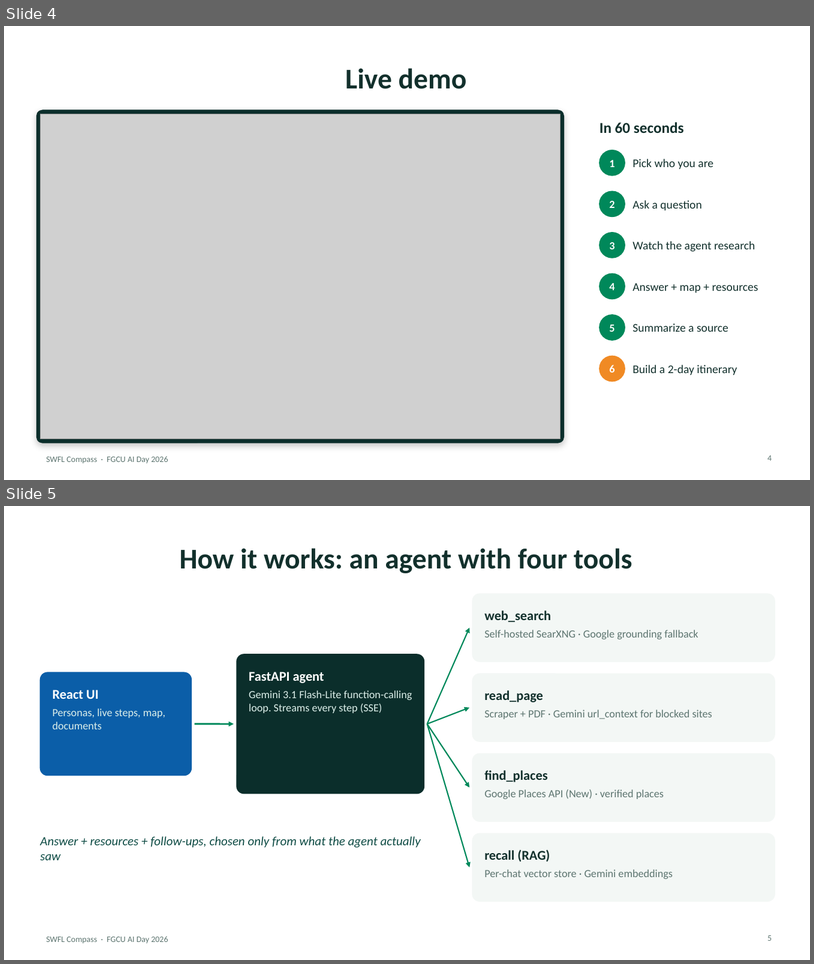
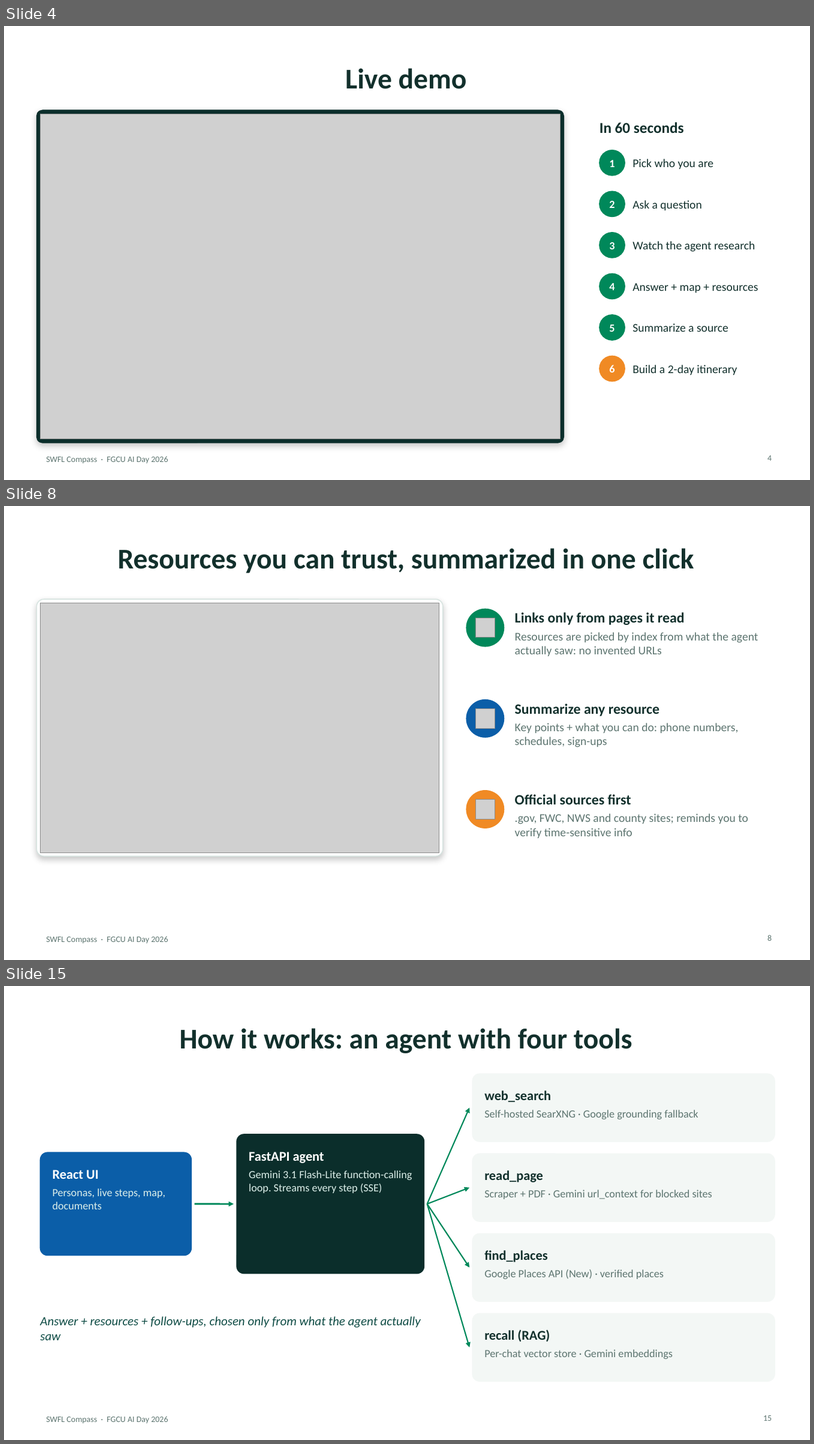
Before and after one commit to Nicholas55555/swfl-compass, a slide deck: presentation/SWFL-Compass.pptx. Shown one above the other, each under a label of ours: slides 4 and 5 before the commit, slides 4, 8 and 15 after it; the slides between them are not shown. The pictures are 814x964 and 814x1444 pixels, drawn with LibreOffice and Linux fonts; fonts in the diff are those of the drawing; grey boxes stand for pictures. Boxes give left, top, right and bottom in pixels: in the first picture for what was removed or moved away, otherwise in the second. Text is boxed around its words. In the diff, an @@ line names an element or a change of style, - is before the commit and + after.

```diff
--- a/presentation/SWFL-Compass.pptx
+++ b/presentation/SWFL-Compass.pptx
@@ slide 8 added at [4, 506, 810, 960], background #FFFFFF; not listed: 1 template element that a slide beside it also shows @@
@@ title added at [118, 548, 695, 573], 34 pt, text #12302C, bold @@
+Resources you can trust, summarized in one click
@@ rounded rectangle added at [36, 599, 443, 856], fill #FFFFFF, outline #D5E3DF 1 pt @@
@@ picture added at [40, 603, 440, 852] @@
@@ ellipse added at [467, 609, 504, 646], fill #00885A, outline #00885A 1 pt @@
@@ text added at [515, 612, 685, 625], 17 pt, text #12302C, bold @@
+Links only from pages it read
@@ picture added at [476, 618, 495, 637] @@
@@ text added at [515, 632, 759, 656], 14 pt, text #5D7570 @@
+Resources are picked by index from what the agent actually saw: no invented URLs
@@ ellipse added at [467, 700, 504, 737], fill #0B5EA8, outline #0B5EA8 1 pt @@
@@ text added at [515, 703, 660, 716], 17 pt, text #12302C, bold @@
+Summarize any resource
@@ picture added at [476, 709, 495, 728] @@
@@ text added at [515, 723, 738, 747], 14 pt, text #5D7570 @@
+Key points + what you can do: phone numbers, schedules, sign-ups
@@ ellipse added at [467, 790, 504, 828], fill #F08A24, outline #F08A24 1 pt @@
@@ picture added at [476, 799, 495, 819] @@
@@ text added at [515, 794, 632, 804], 17 pt, text #12302C, bold @@
+Official sources first
@@ text added at [515, 813, 749, 838], 14 pt, text #5D7570 @@
+.gov, FWC, NWS and county sites; reminds you to verify time-sensitive info
@@ page number added at [768, 934, 772, 940], 10 pt, text #5D7570 @@
+8
@@ what was slide 5 is now slide 15 @@
@@ page number at [764, 1415, 772, 1420]: text changed @@
-5
+15
```
Also in this commit, not shown: 9 other slides added, 2 slides removed, 19 other files.
